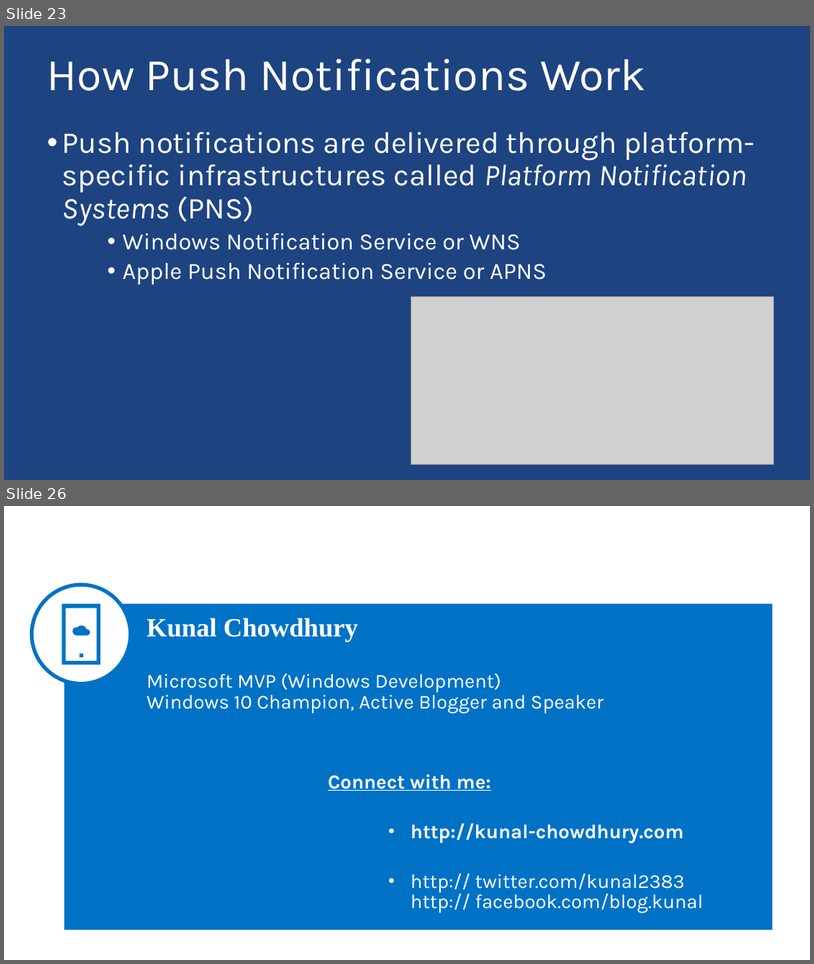
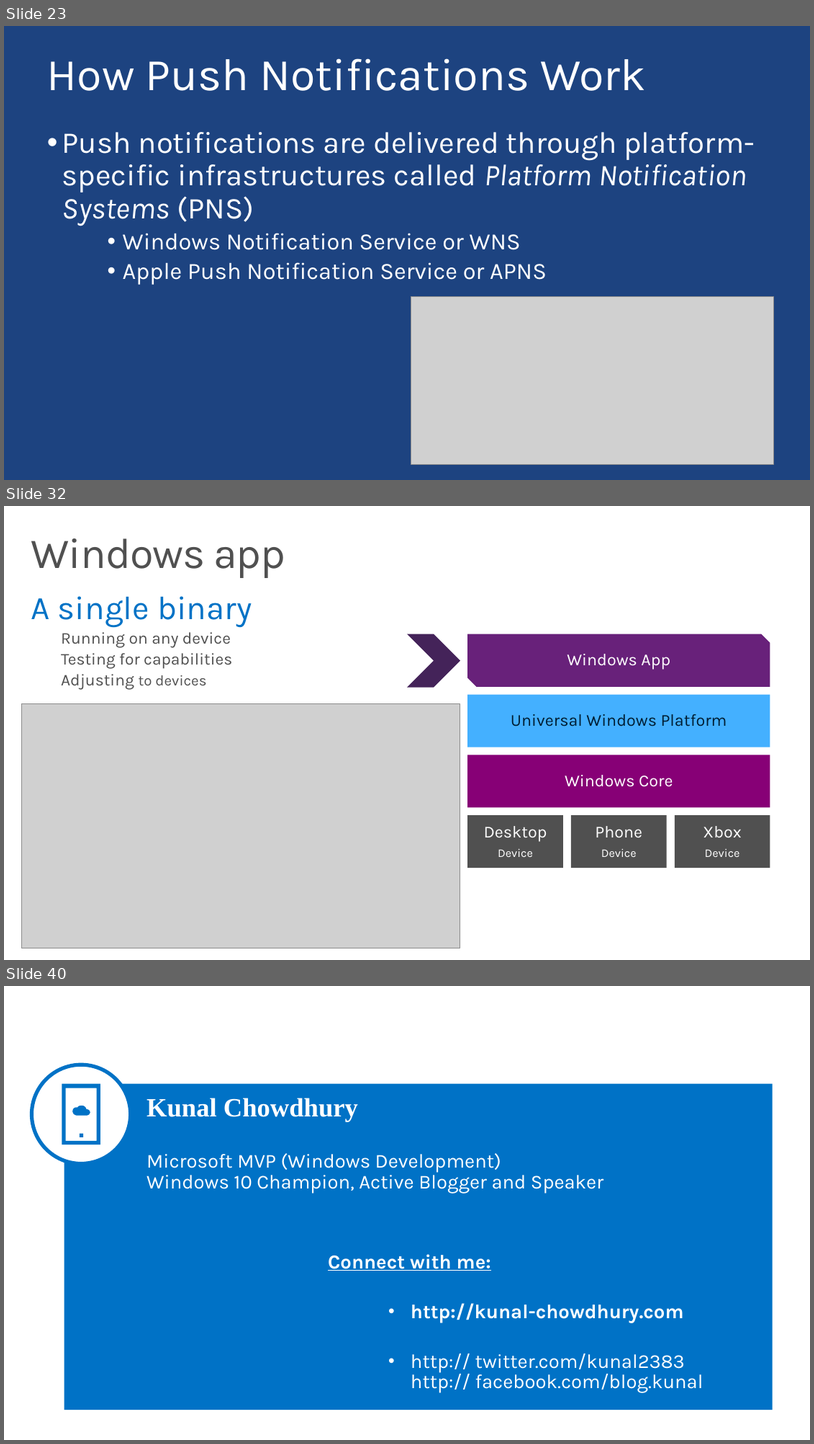
Before and after one commit to kunal-chowdhury/Public-Speakings, a slide deck: 20161112-12-Nov-2016, Microsoft Azure MVP Bootcamp/Azure App Services and Universal Windows Platform.pptx. Shown one above the other, each under a label of ours: slides 23 and 26 before the commit, slides 23, 32 and 40 after it; the slides between them are not shown. The pictures are 814x964 and 814x1444 pixels, drawn with LibreOffice and Linux fonts; fonts in the diff are those of the drawing; grey boxes stand for pictures; background and template pictures are left out. Boxes give left, top, right and bottom in pixels: in the first picture for what was removed or moved away, otherwise in the second. Text is boxed around its words. In the diff, an @@ line names an element or a change of style, - is before the commit and + after.

Commit message:
Updated the slides for 'Microsoft Azure MVP Bootcamp - 12Nov2016' on 'Azure App Services and Universal Windows Platform'

```diff
--- a/20161112-12-Nov-2016, Microsoft Azure MVP Bootcamp/Azure App Services and Universal Windows Platform.pptx
+++ b/20161112-12-Nov-2016, Microsoft Azure MVP Bootcamp/Azure App Services and Universal Windows Platform.pptx
@@ slide 32 added at (x1=4, y1=506, x2=810, y2=960), background #FFFFFF @@
@@ title added at (x1=31, y1=538, x2=286, y2=578), 52 pt, text #505050 @@
+Windows app
@@ text added at (x1=31, y1=596, x2=252, y2=690), 20 pt, text #505050 @@
+A single binary
+      Running on any device
+      Testing for capabilities
+      Adjusting to devices
@@ chevron added at (x1=407, y1=634, x2=460, y2=687), fill #442359 @@
@@ group added at (x1=468, y1=634, x2=771, y2=867): 5 rectangles, 1 snip diag rect @@
+Phone
+Device
+Xbox
+Device
+Desktop
+Device
+Windows Core
+Universal Windows Platform
+Windows App
@@ picture added at (x1=22, y1=704, x2=460, y2=948) @@
@@ what was slide 26 is now slide 40 @@
```
Also in this commit, not shown: 2 slides changed, 15 other slides added, 2 slides removed.
